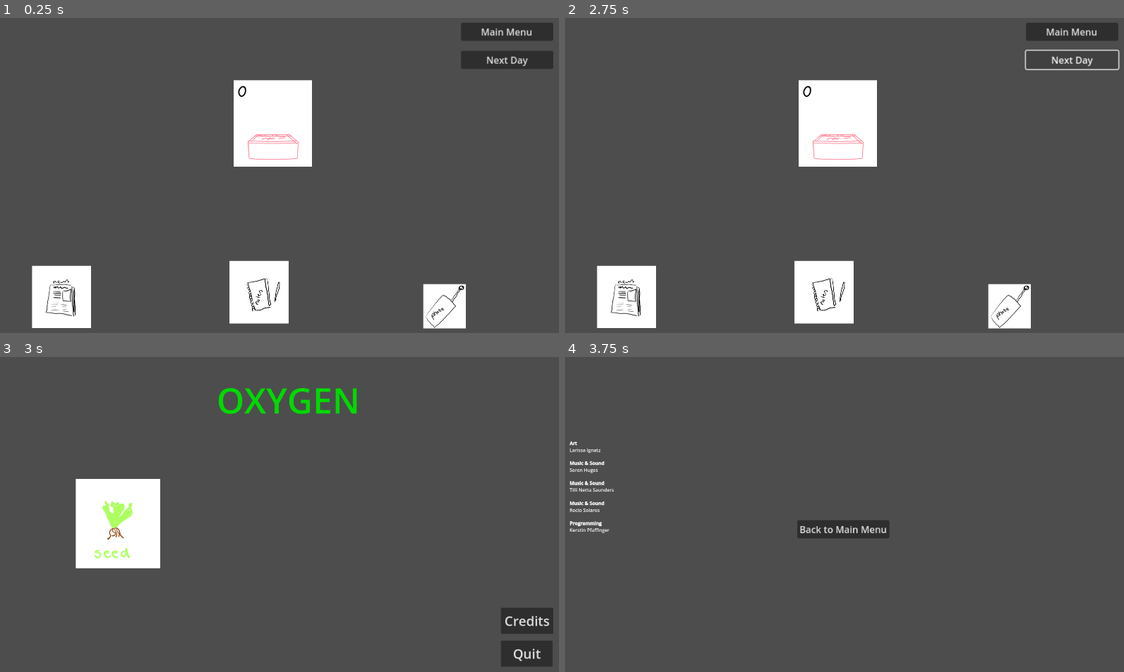
Above: before the commit, frames 1-4 (two rows, left to right).
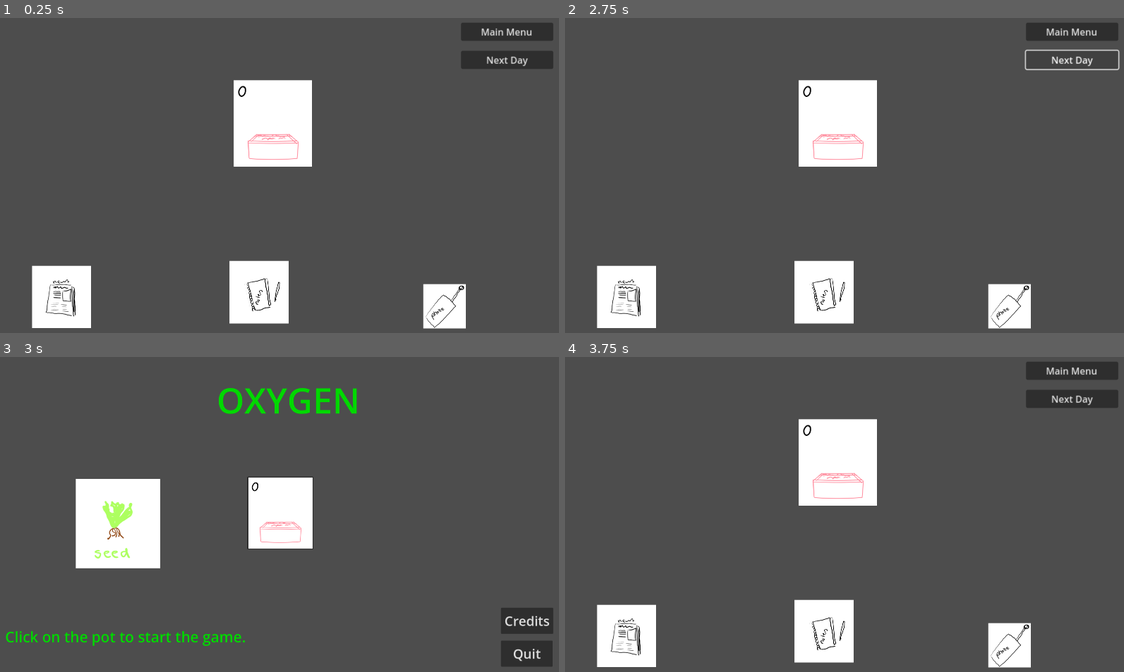
Above: after the commit, the same moments.

Repository: gringames/fem-devs-jam-24
Game: Godot game, scene res://Game/game.tscn
Two runs of this game, one before a commit and one after it. Both use one fixed random seed, a clock stepped at 60 frames per second and the inputs below.
Inputs (mouse positions are in pixels of both pictures, inside the frame that each line leads up to; where the layout moved, square brackets give the same spot in the first picture):
- Up to frame 1 (0.25 s): no input
- Up to frame 2 (2.75 s): click "Next Day" at 0.5 s; click "Next Day" at 1.25 s; click "Next Day" at 2 s
- Up to frame 3 (3 s): click "Main Menu" at 2.75 s
- Up to frame 4 (3.75 s): click (844, 514) [1090, 621] at 3.5 s

Frames 1-2 are identical in both runs. In frame 3, 3.3% of the frame differs, in the area x 1-57%, y 38-92%; in frame 4, 12%, in the area x 0-99%, y 1-99%.

Commit message:
change main menu to plant seed

Diff:
--- /dev/null
+++ b/femdevsjam24/Features/ClickableObjects/StartGame.tscn
@@ -0,0 +1,16 @@
+[gd_scene load_steps=4 format=3 uid="uid://by7vqjucon0hy"]
+
+[ext_resource type="Script" path="res://Buttons/open_scene.gd" id="1_1lsxy"]
+[ext_resource type="Texture2D" uid="uid://p2w116ewatxm" path="res://Art/Plant/0.png" id="2_8h3rp"]
+[ext_resource type="PackedScene" uid="uid://cr8ow5elky823" path="res://Features/ClickableObjects/Clickable.tscn" id="3_n2fvk"]
+
+[node name="StartGame" type="Node2D"]
+script = ExtResource("1_1lsxy")
+sceneToOpenPath = "res://Game/game.tscn"
+
+[node name="EmptyPotImage" type="Sprite2D" parent="."]
+texture = ExtResource("2_8h3rp")
+
+[node name="Clickable" parent="EmptyPotImage" instance=ExtResource("3_n2fvk")]
+position = Vector2(0, -6.10352e-05)
+scale = Vector2(15.6381, -16.0489)
--- a/femdevsjam24/menus/main_menu.tscn
+++ b/femdevsjam24/menus/main_menu.tscn
@@ -1,8 +1,9 @@
-[gd_scene load_steps=4 format=3 uid="uid://dwep1hx2ss3np"]
+[gd_scene load_steps=5 format=3 uid="uid://dwep1hx2ss3np"]
 
 [ext_resource type="Script" path="res://Buttons/open_scene.gd" id="1_jfuih"]
 [ext_resource type="Script" path="res://menus/quit_game.gd" id="2_a1ba0"]
 [ext_resource type="Texture2D" uid="uid://bh1hvrkl581ju" path="res://Art/Plant/seed.png" id="3_kqxqe"]
+[ext_resource type="Texture2D" uid="uid://p2w116ewatxm" path="res://Art/Plant/0.png" id="4_ntd0n"]
 
 [node name="Node2D" type="Node2D"]
 
@@ -41,6 +42,28 @@
 text = "[center]OXYGEN[/center]"
 text_direction = 1
 
+[node name="GameNameRTL2" type="RichTextLabel" parent="."]
+custom_minimum_size = Vector2(100, 100)
+offset_left = 32.0
+offset_top = 920.0
+offset_right = 976.0
+offset_bottom = 1112.0
+size_flags_vertical = 3
+theme_override_colors/default_color = Color(0, 0.85098, 0, 1)
+theme_override_font_sizes/normal_font_size = 50
+bbcode_enabled = true
+text = "Click on the pot to start the game."
+text_direction = 1
+
 [node name="Seed" type="Sprite2D" parent="."]
 position = Vector2(416, 568)
 texture = ExtResource("3_kqxqe")
+
+[node name="Button" type="Button" parent="."]
+offset_left = 856.0
+offset_top = 408.0
+offset_right = 1082.0
+offset_bottom = 657.0
+icon = ExtResource("4_ntd0n")
+script = ExtResource("1_jfuih")
+sceneToOpenPath = "res://Game/game.tscn"
